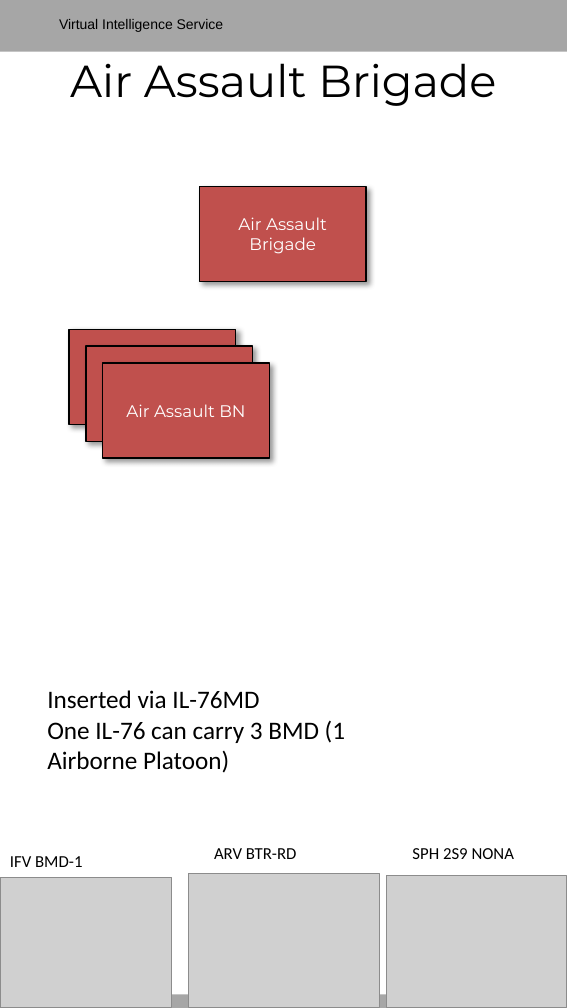
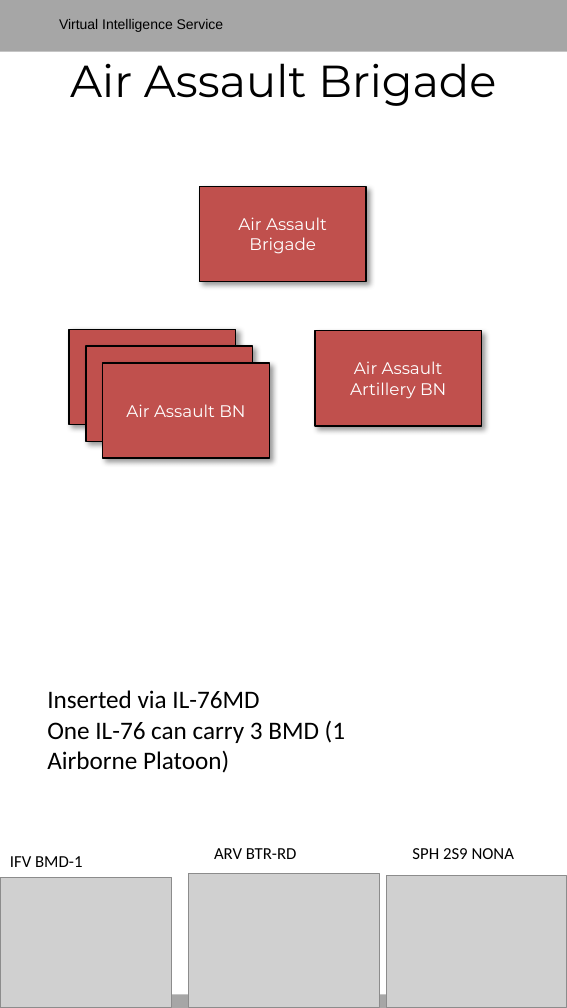
Before and after one commit to 132nd-vWing/ATRM_Brief, a slide deck: slide 36 of Files/VIS - Generic Order of Battle.pptx (slide 23 before the commit). Drawn at 567x1008 pixels with LibreOffice and Linux fonts; fonts in the diff are those of the drawing; grey boxes stand for pictures; background and template pictures are left out. Boxes give left, top, right and bottom in pixels: in the first picture for what was removed or moved away, otherwise in the second. Text is boxed around its words. In the diff, an @@ line names an element or a change of style, - is before the commit and + after.

```diff
--- a/Files/VIS - Generic Order of Battle.pptx
+++ b/Files/VIS - Generic Order of Battle.pptx
@@ rectangle added at bbox=[316, 331, 482, 426], fill #C0504D, outline #000000 1 pt, 12 pt, text #FFFFFF @@
+Air Assault Artillery BN
```
Also in this commit, not shown: 11 other slides changed, 18 slides added, 1 other file.
